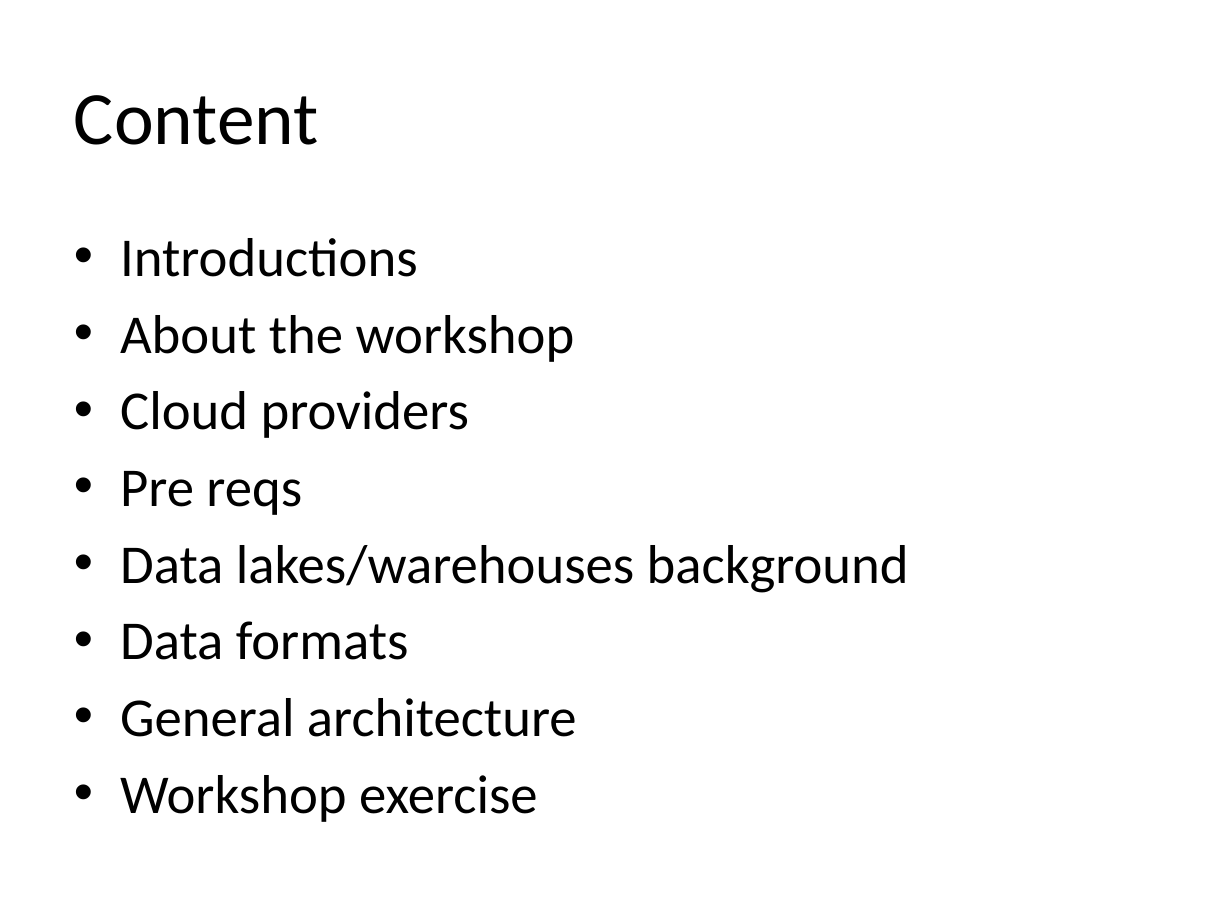
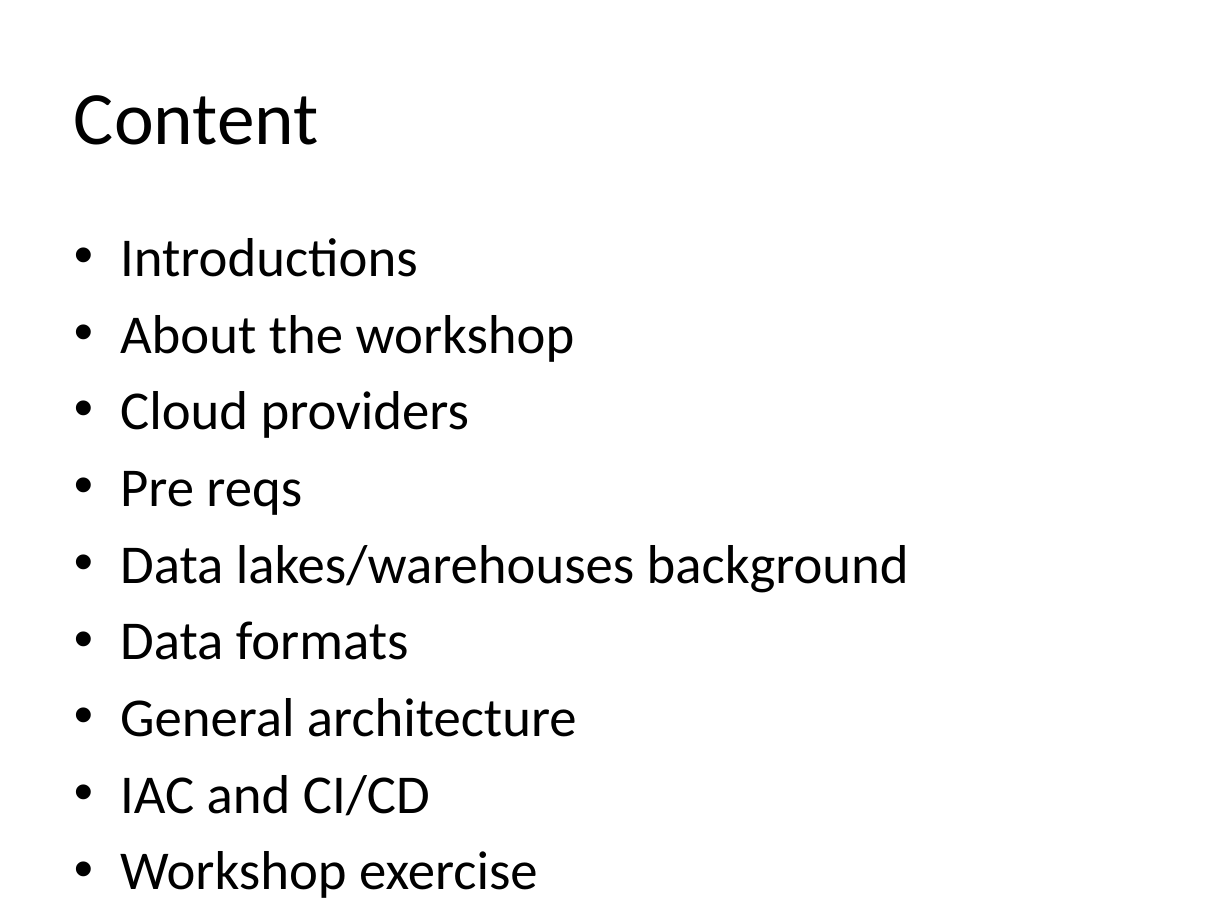
Before and after one commit to yairs2000/DataInCloud, a slide deck: slide 2 of DatainCloud.pptx. Drawn at 1232x924 pixels with LibreOffice and Linux fonts; fonts in the diff are those of the drawing. Boxes give left, top, right and bottom in pixels: in the first picture for what was removed or moved away, otherwise in the second. Text is boxed around its words. In the diff, an @@ line names an element or a change of style, - is before the commit and + after.

Commit message:
Added some TF and changed presentation

```diff
--- a/DatainCloud.pptx
+++ b/DatainCloud.pptx
@@ text at <box>120,775,430,816</box>: paragraph added @@
+• IAC and CI/CD
```
Also in this commit, not shown: 1 slide added, 2 other files.
